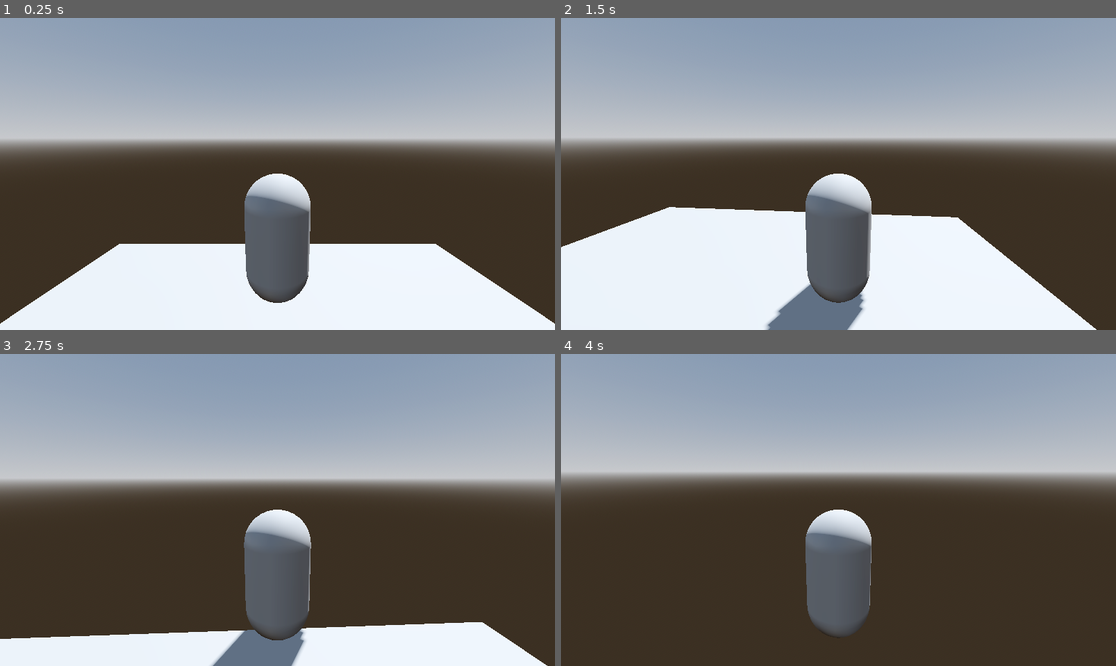
Above: before the commit, frames 1-4 (two rows, left to right).
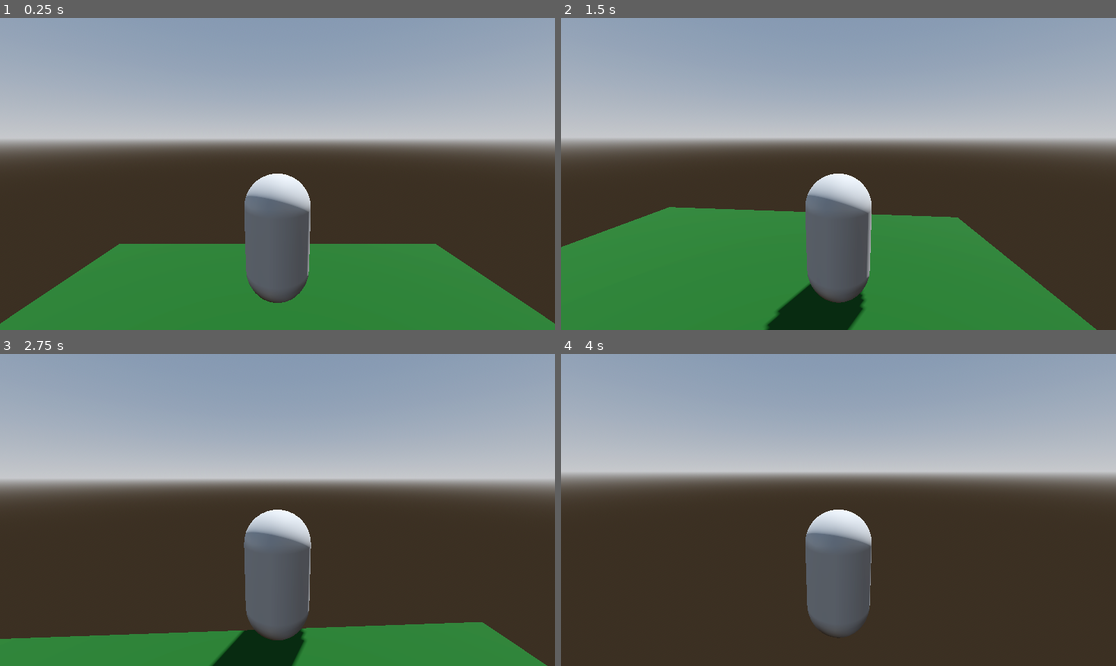
Above: after the commit, the same moments.

Repository: followthedopamine/Godot3dMovement
Game: Godot game, scene res://Main.tscn
The game is run twice, just before and just after one commit, with the same random seed, the same clock (stepped at 60 frames per second) and the same inputs.
Inputs (mouse positions are in pixels of both pictures, inside the frame that each line leads up to):
- Up to frame 1 (0.25 s): no input
- Up to frame 2 (1.5 s): move the mouse to (960, 158) at 0.52 s; hold D (move_right) 0.53-1.28 s; move the mouse to (810, 174) at 1.27 s; hold W (move_forward) from 1.28 s (still down)
- Up to frame 3 (2.75 s): keep holding W (move_forward); move the mouse to (288, 503) at 2.02 s
- Up to frame 4 (4 s): keep holding W (move_forward); move the mouse to (832, 516) at 2.77 s; tap Enter at 3.5 s; move the mouse to (877, 513) at 3.52 s

The runs differ from the first frame. In frame 1, 20% of the frame differs, in the area x 0-100%, y 72-100%; in frame 2, 28%, in the area x 0-97%, y 60-100%; in frame 3, 11%; in frame 4, nothing differs.

Commit message:
Added footsteps sounds

Diff:
--- /dev/null
+++ b/Footsteps.gd
@@ -0,0 +1,63 @@
+extends RayCast3D
+
+var current_colliding_surface: MeshInstance3D
+var previous_colliding_surface: MeshInstance3D
+var surface_sound_type: String
+@onready var body := get_parent().get_parent()
+@onready var footstep_sound := $FootstepSound
+
+var grass_sounds := [
+	preload('res://Sounds/Footsteps/Grass/Footsteps_Walk_Grass_Mono_01.wav'),
+	preload('res://Sounds/Footsteps/Grass/Footsteps_Walk_Grass_Mono_02.wav'),
+	preload('res://Sounds/Footsteps/Grass/Footsteps_Walk_Grass_Mono_03.wav'),
+	preload('res://Sounds/Footsteps/Grass/Footsteps_Walk_Grass_Mono_04.wav'),
+	preload('res://Sounds/Footsteps/Grass/Footsteps_Walk_Grass_Mono_05.wav'),
+	preload('res://Sounds/Footsteps/Grass/Footsteps_Walk_Grass_Mono_06.wav'),
+	preload('res://Sounds/Footsteps/Grass/Footsteps_Walk_Grass_Mono_07.wav'),
+	preload('res://Sounds/Footsteps/Grass/Footsteps_Walk_Grass_Mono_08.wav'),
+]
+var water_sounds := [
+	preload('res://Sounds/Footsteps/Water/Footsteps_WaterV1_Walk_01.wav'),
+	preload('res://Sounds/Footsteps/Water/Footsteps_WaterV1_Walk_02.wav'),
+	preload('res://Sounds/Footsteps/Water/Footsteps_WaterV1_Walk_03.wav'),
+	preload('res://Sounds/Footsteps/Water/Footsteps_WaterV1_Walk_04.wav'),
+	preload('res://Sounds/Footsteps/Water/Footsteps_WaterV1_Walk_05.wav'),
+	preload('res://Sounds/Footsteps/Water/Footsteps_WaterV1_Walk_06.wav'),
+	preload('res://Sounds/Footsteps/Water/Footsteps_WaterV1_Walk_07.wav'),
+	preload('res://Sounds/Footsteps/Water/Footsteps_WaterV1_Walk_08.wav'),
+]
+
+func _physics_process(_delta):
+	play_footstep_sound()
+
+func get_ground_object():
+	if is_colliding():
+		var collider = get_collider()
+		if current_colliding_surface != collider.get_parent() and collider.get_parent() is MeshInstance3D:
+			return collider.get_parent()
+
+func is_moving():
+	if (body.linear_velocity.x > 0.1 or body.linear_velocity.x < -0.1
+	or body.linear_velocity.y > 0.1 or body.linear_velocity.y < -0.1):
+		return true
+
+func set_footstep_sound(): # Need to work out how to do a switch statement for something like this
+	if current_colliding_surface != null:
+		if "grass" in current_colliding_surface.name.to_lower():
+			footstep_sound.stream = grass_sounds[randi() % grass_sounds.size()]
+		if "water" in current_colliding_surface.name.to_lower():
+			footstep_sound.stream = water_sounds[randi() % water_sounds.size()]
+
+func play_footstep_sound():
+	if is_colliding() and is_moving():
+		current_colliding_surface = get_ground_object()
+		if current_colliding_surface == null:
+			return
+		if current_colliding_surface != previous_colliding_surface:
+			previous_colliding_surface = current_colliding_surface
+			footstep_sound.stop()
+		if !footstep_sound.playing:
+			set_footstep_sound()
+			footstep_sound.play()
+
+# This doesn't quite work, the footstep plays when the player is slowing down to a stop
--- a/Main.tscn
+++ b/Main.tscn
@@ -18,8 +18,14 @@
 [sub_resource type="PlaneMesh" id="PlaneMesh_dyaqv"]
 size = Vector2(10, 10)
 
+[sub_resource type="StandardMaterial3D" id="StandardMaterial3D_som7y"]
+albedo_color = Color(0.0117647, 0.239216, 0, 1)
+
 [sub_resource type="ConcavePolygonShape3D" id="ConcavePolygonShape3D_2xpen"]
 data = PackedVector3Array(5, 0, 5, -5, 0, 5, 5, 0, -5, -5, 0, 5, -5, 0, -5, 5, 0, -5)
+
+[sub_resource type="StandardMaterial3D" id="StandardMaterial3D_2k0to"]
+albedo_color = Color(0.0352941, 0.215686, 0.490196, 1)
 
 [sub_resource type="BoxMesh" id="BoxMesh_xdrfg"]
 
@@ -32,12 +38,23 @@
 transform = Transform3D(-0.866025, -0.433013, 0.25, 0, 0.5, 0.866025, -0.5, 0.75, -0.433013, 0, 0, 0)
 shadow_enabled = true
 
-[node name="FloorMesh" type="MeshInstance3D" parent="."]
+[node name="GrassFloorMesh" type="MeshInstance3D" parent="."]
 mesh = SubResource("PlaneMesh_dyaqv")
+surface_material_override/0 = SubResource("StandardMaterial3D_som7y")
 
-[node name="FloorStaticBody3D" type="StaticBody3D" parent="FloorMesh"]
+[node name="FloorStaticBody3D" type="StaticBody3D" parent="GrassFloorMesh"]
 
-[node name="FloorCollisionShape3D" type="CollisionShape3D" parent="FloorMesh/FloorStaticBody3D"]
+[node name="FloorCollisionShape3D" type="CollisionShape3D" parent="GrassFloorMesh/FloorStaticBody3D"]
+shape = SubResource("ConcavePolygonShape3D_2xpen")
+
+[node name="WaterFloorMesh" type="MeshInstance3D" parent="."]
+transform = Transform3D(1, 0, 0, 0, 1, 0, 0, 0, 1, 0, 0, 10)
+mesh = SubResource("PlaneMesh_dyaqv")
+surface_material_override/0 = SubResource("StandardMaterial3D_2k0to")
+
+[node name="FloorStaticBody3D" type="StaticBody3D" parent="WaterFloorMesh"]
+
+[node name="FloorCollisionShape3D" type="CollisionShape3D" parent="WaterFloorMesh/FloorStaticBody3D"]
 shape = SubResource("ConcavePolygonShape3D_2xpen")
 
 [node name="Player" parent="." instance=ExtResource("1_ggftm")]
--- a/PlayerFootsteps.gd
+++ /dev/null
@@ -1,12 +0,0 @@
-extends Node3D
-
-
-# Called when the node enters the scene tree for the first time.
-func _ready():
-	print("Test")
-	pass # Replace with function body.
-
-
-# Called every frame. 'delta' is the elapsed time since the previous frame.
-func _process(delta):
-	pass
--- a/PlayerSound.tscn
+++ b/PlayerSound.tscn
@@ -1,13 +1,15 @@
-[gd_scene load_steps=3 format=3 uid="uid://d0whl46jcobb0"]
+[gd_scene load_steps=3 format=3 uid="uid://du0wwlvxl6p1t"]
 
-[ext_resource type="Script" path="res://PlayerFootsteps.gd" id="1_4kshu"]
-[ext_resource type="AudioStream" uid="uid://qli5fxhgfk2n" path="res://Sounds/Footsteps_Walk_Grass_Mono_03.wav" id="2_wjkp0"]
+[ext_resource type="Script" path="res://Footsteps.gd" id="1_1g6rl"]
+[ext_resource type="AudioStream" uid="uid://qli5fxhgfk2n" path="res://Sounds/Footsteps/Grass/Footsteps_Walk_Grass_Mono_03.wav" id="2_viulr"]
 
 [node name="PlayerSound" type="Node3D"]
 
-[node name="PlayerFootsteps" type="Node3D" parent="."]
-script = ExtResource("1_4kshu")
+[node name="PlayerFootsteps" type="RayCast3D" parent="."]
+transform = Transform3D(1, 0, 0, 0, 1, 0, 0, 0, 1, 0, -0.5, 0)
+debug_shape_custom_color = Color(0.623529, 0, 0.6, 1)
+script = ExtResource("1_1g6rl")
 
-[node name="FootstepsGrass" type="AudioStreamPlayer3D" parent="PlayerFootsteps"]
-transform = Transform3D(1, 0, 0, 0, 1, 0, 0, 0, 1, 0, -1, 0)
-stream = ExtResource("2_wjkp0")
+[node name="FootstepSound" type="AudioStreamPlayer3D" parent="PlayerFootsteps"]
+stream = ExtResource("2_viulr")
+volume_db = -13.714
Not shown: 1 places in Main.tscn that only renumber resources
Not shown: 1 places in Player.tscn that only renumber resources
Not shown, added: Sounds/Footsteps/Grass/Footsteps_Walk_Grass_Mono_01.wav.import
Not shown, added: Sounds/Footsteps/Grass/Footsteps_Walk_Grass_Mono_02.wav.import
Not shown, added: Sounds/Footsteps/Grass/Footsteps_Walk_Grass_Mono_03.wav.import
Not shown, added: Sounds/Footsteps/Grass/Footsteps_Walk_Grass_Mono_04.wav.import
Not shown, added: Sounds/Footsteps/Grass/Footsteps_Walk_Grass_Mono_05.wav.import
Not shown, added: Sounds/Footsteps/Grass/Footsteps_Walk_Grass_Mono_06.wav.import
Not shown, added: Sounds/Footsteps/Grass/Footsteps_Walk_Grass_Mono_07.wav.import
Not shown, added: Sounds/Footsteps/Grass/Footsteps_Walk_Grass_Mono_08.wav.import
Not shown, added: Sounds/Footsteps/Grass/Footsteps_Walk_Grass_Mono_09.wav.import
Not shown, added: Sounds/Footsteps/Grass/Footsteps_Walk_Grass_Mono_10.wav.import
(and 111 more such lines)
